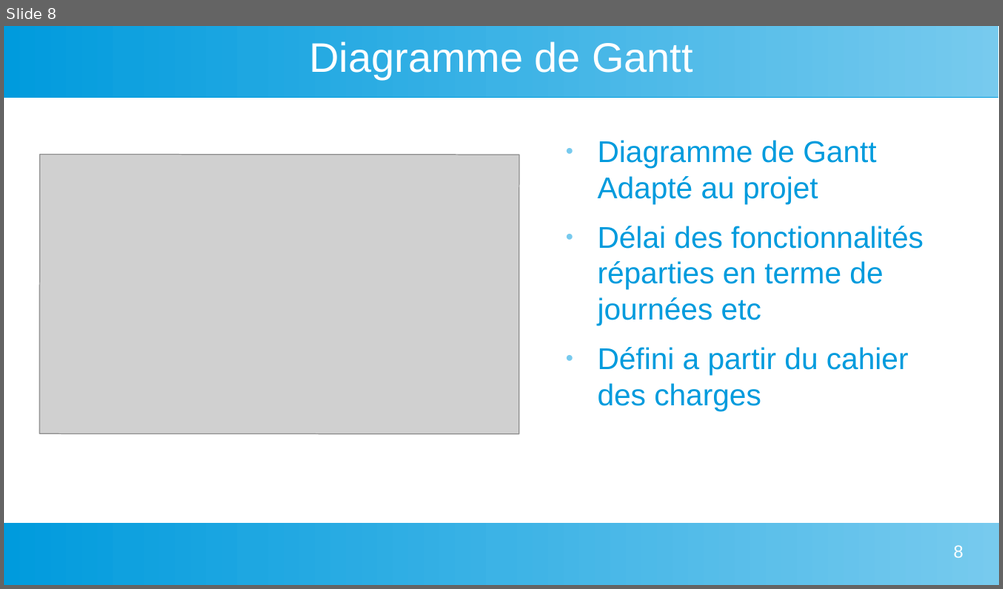
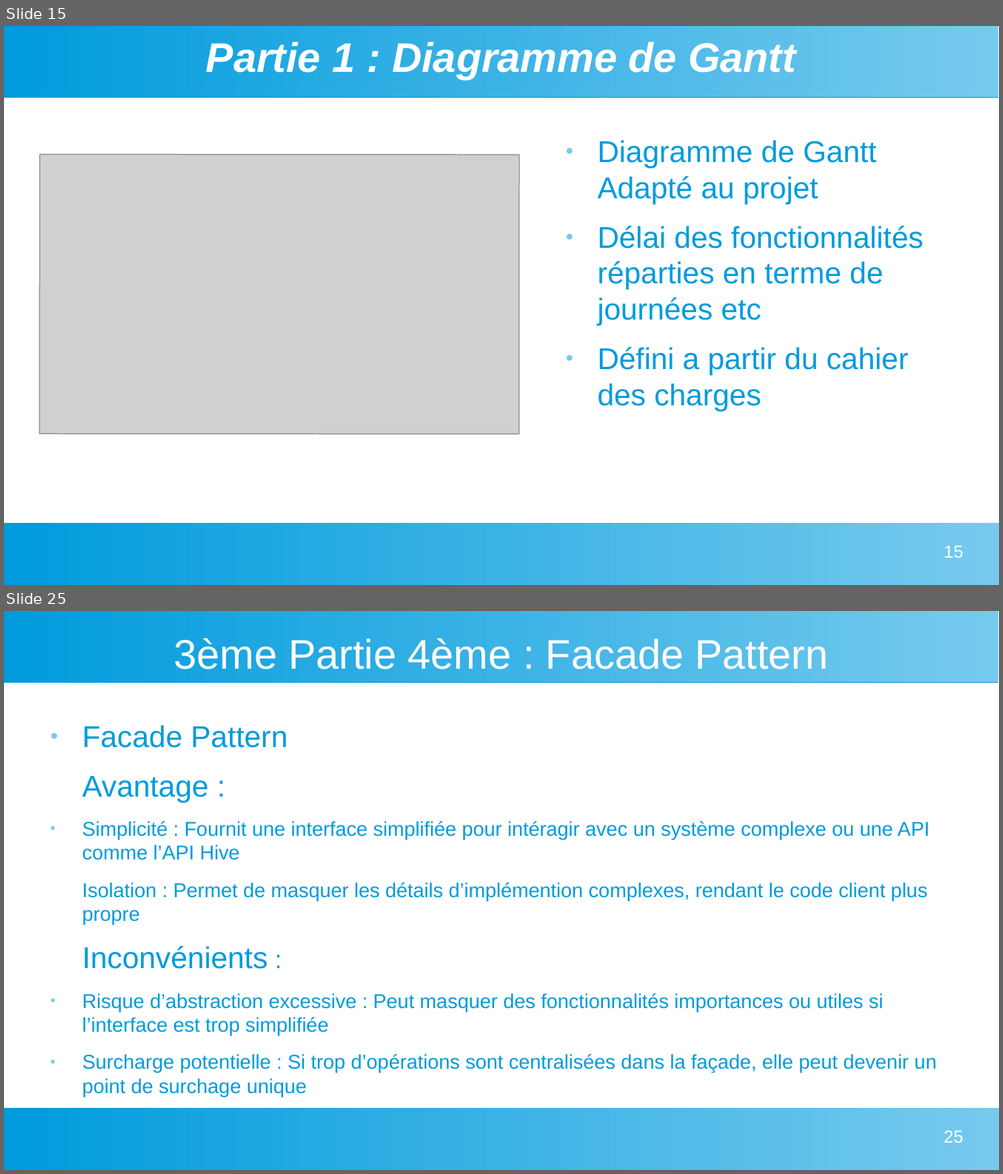
Before and after one commit to Myst564/Dev-Web, a slide deck: Projet Solo/DAB-INVOICE/Diaporama Projet Oral Stage IDEES Numérique.odp. Shown one above the other, each under a label of ours: slide 8 before the commit, slides 15 and 25 after it; the slides between them are not shown. The pictures are 1003x589 and 1003x1174 pixels, drawn with LibreOffice and Linux fonts; fonts in the diff are those of the drawing; grey boxes stand for pictures. Boxes give left, top, right and bottom in pixels: in the first picture for what was removed or moved away, otherwise in the second. Text is boxed around its words. In the diff, an @@ line names an element or a change of style, - is before the commit and + after.

```diff
--- a/Projet Solo/DAB-INVOICE/Diaporama Projet Oral Stage IDEES Numérique.odp
+++ b/Projet Solo/DAB-INVOICE/Diaporama Projet Oral Stage IDEES Numérique.odp
@@ slide 25 added at [4,611,999,1170], background #FFFFFF; not listed: 2 template elements that a slide beside it also shows @@
@@ title added at [173,638,828,669], 33 pt, text #FFFFFF @@
+3ème Partie 4ème : Facade Pattern
@@ text added at [82,725,936,1073], 16 pt, text #009BDD @@
+● Facade Pattern
+Avantage :
+● Simplicité : Fournit une interface simplifiée pour intéragir avec un système complexe ou une API comme l’API Hive
+Isolation : Permet de masquer les détails d’implémention complexes, rendant le code client plus propre
+Inconvénients :
+● Risque d’abstraction excessive : Peut masquer des fonctionnalités importances ou utiles si l’interface est trop simplifiée
+● Surcharge potentielle : Si trop d’opérations sont centralisées dans la façade, elle peut devenir un point de surchage unique
@@ page number added at [943,1130,962,1143], 14 pt, text #FFFFFF @@
+25
@@ what was slide 8 is now slide 15 @@
@@ slide 15 changed as well @@
@@ title at [206,42,796,79]: text changed; bold on; italic on @@
-Diagramme de Gantt
+Partie 1 : Diagramme de Gantt
@@ page number at [943,545,962,558]: text changed @@
-8
+15
```
Also in this commit, not shown: 6 other slides changed, 65 other slides added, 1 slide removed, 3 other files.
